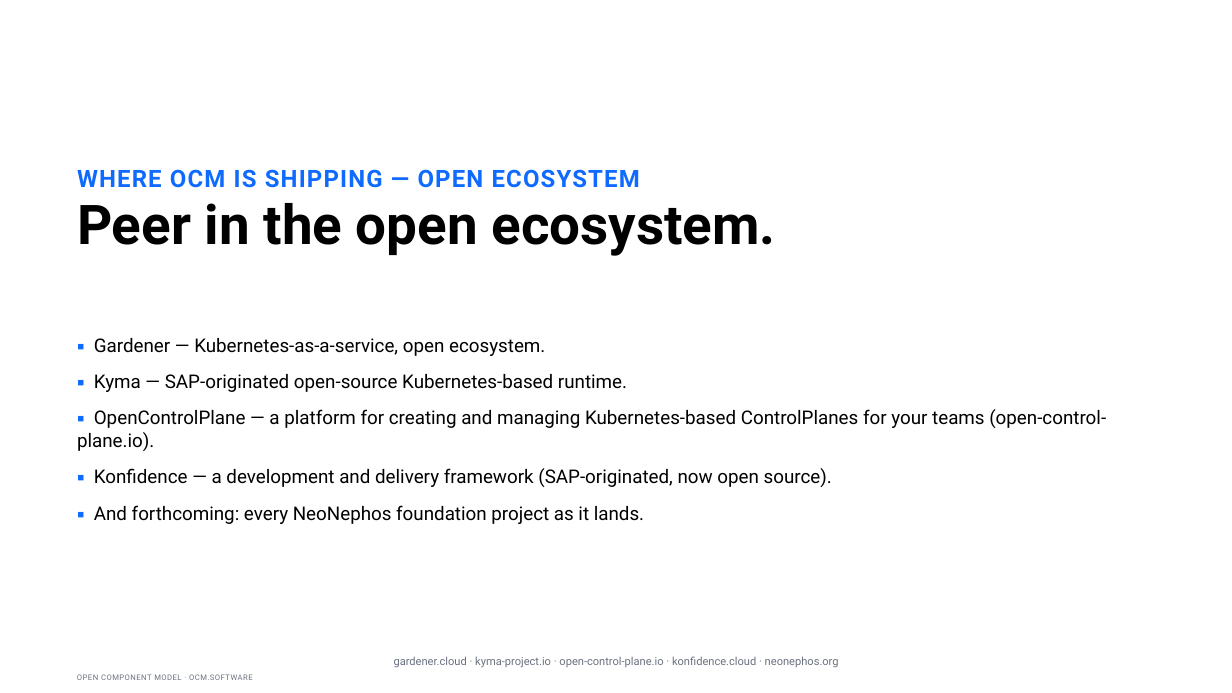
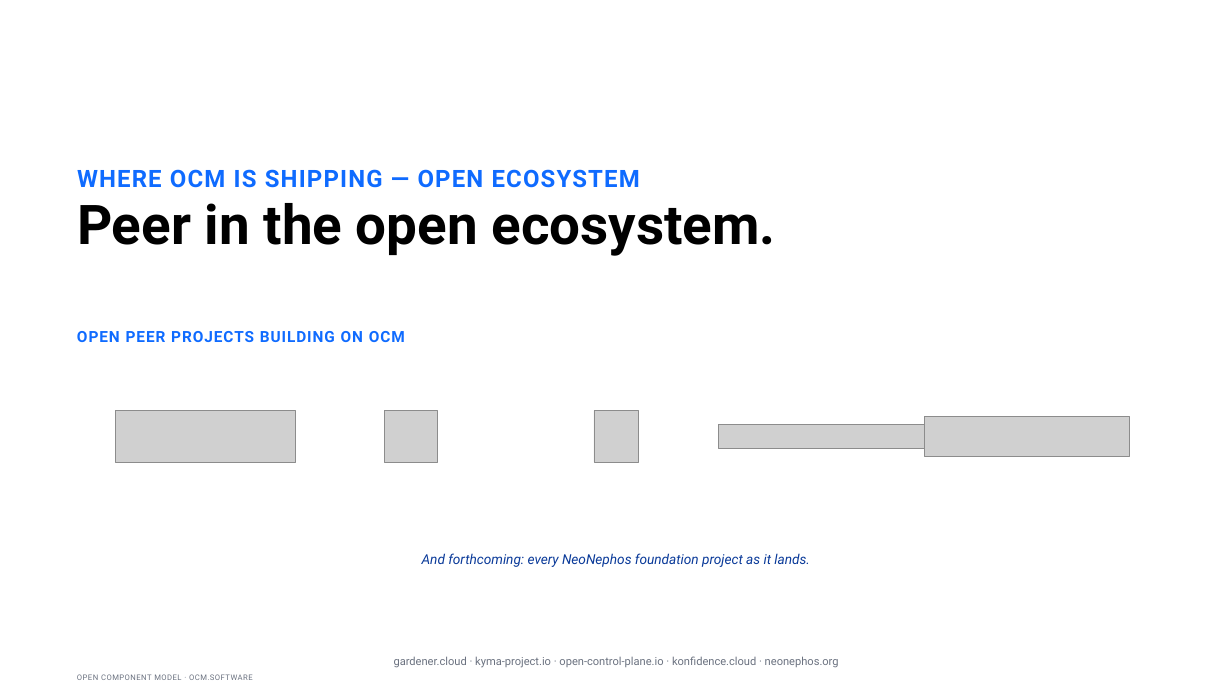
Before and after one commit to morri-son/open-component-model, a slide deck: slide 12 of docs/community/marketing/decks/exec-phase1/OCM-Sovereign-Delivery-Internal-Sponsor.pptx. Drawn at 1232x693 pixels with LibreOffice and Linux fonts; fonts in the diff are those of the drawing; grey boxes stand for pictures. Boxes give left, top, right and bottom in pixels: in the first picture for what was removed or moved away, otherwise in the second. Text is boxed around its words. In the diff, an @@ line names an element or a change of style, - is before the commit and + after.

Commit message:
update slides

```diff
--- a/docs/community/marketing/decks/exec-phase1/OCM-Sovereign-Delivery-Internal-Sponsor.pptx
+++ b/docs/community/marketing/decks/exec-phase1/OCM-Sovereign-Delivery-Internal-Sponsor.pptx
@@ text removed at (77,338,1106,524) @@
-▪ Gardener — Kubernetes-as-a-service, open ecosystem.
-▪ Kyma — SAP-originated open-source Kubernetes-based runtime.
-▪ OpenControlPlane — a platform for creating and managing Kubernetes-based ControlPlanes for your teams (open-control-plane.io).
-▪ Konfidence — a development and delivery framework (SAP-originated, now open source).
-▪ And forthcoming: every NeoNephos foundation project as it lands.
@@ text added at (77,331,405,342), 18 pt, text #0F6BFF, bold @@
+OPEN PEER PROJECTS BUILDING ON OCM
@@ picture added at (116,411,295,462) @@
@@ picture added at (384,411,437,462) @@
@@ picture added at (594,411,638,462) @@
@@ picture added at (924,416,1129,456) @@
@@ picture added at (719,424,924,448) @@
@@ text added at (422,553,810,567), 16 pt, text #0A3A99, italic @@
+And forthcoming: every NeoNephos foundation project as it lands.
```
Also in this commit, not shown: 1 other slide changed, 1 slide added, 8 other files.
